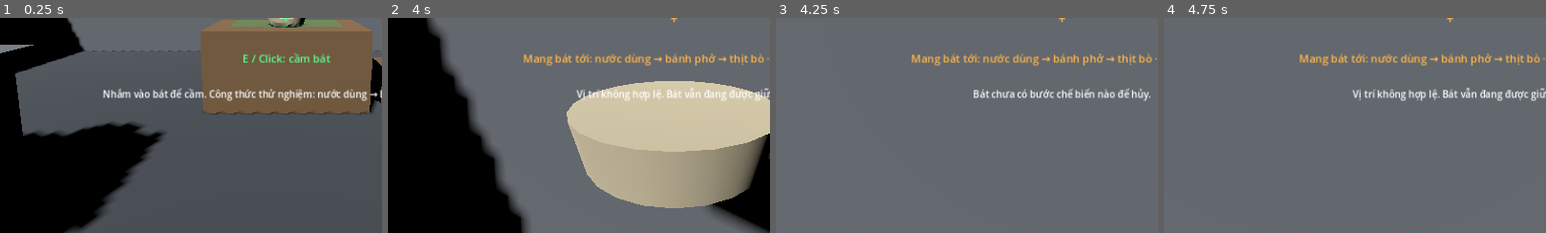
Above: before the commit, frames 1-4 (left to right).
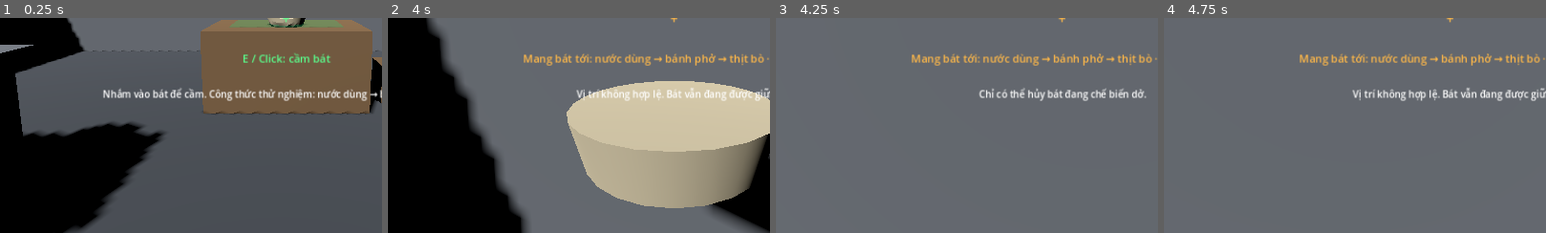
Above: after the commit, the same moments.

Repository: 24021368-DucAnh/Pho_Dau_Ngo
Game: Godot game, scene res://scenes/main.tscn
Two runs of this game, one before a commit and one after it. Both use one fixed random seed, a clock stepped at 60 frames per second and the inputs below.
Inputs (mouse positions are % of the whole screen's width and height, from its top left):
- Up to frame 1 (0.25 s): no input
- Up to frame 2 (4 s): tap Enter at 0.5, 2.75 s; move the mouse to (49, 52) at 0.52 s; hold E (interact) 0.53-1.28 s; hold W (move_forward) 0.53-2.78 s; move the mouse to (57, 51) at 1.27 s; click (57, 51) at 1.35 s; tap Space at 2 s; move the mouse to (42, 49) at 2.02 s; hold E (interact) 2.03-2.78 s; move the mouse to (51, 50) at 2.77 s; hold A (move_left) 2.78-3.53 s; click (51, 50) at 2.85 s; move the mouse to (46, 48) at 3.52 s; hold W (move_forward) from 3.53 s (still down); hold E (interact) from 3.53 s (still down)
- Up to frame 3 (4.25 s): keep holding W (move_forward); keep holding E (interact); tap Q (cancel_preparation) at 4.15 s
- Up to frame 4 (4.75 s): keep holding W (move_forward); move the mouse to (55, 50) at 4.27 s; release E (interact) at 4.28 s; click (55, 50) at 4.35 s
The pictures show only the part of the screen within x 12-62%, y 50-100%; the shares and areas given below are measured in that part.

Frames 1-2 are identical in both runs. In frame 3, 1.1% of the frame differs, in the area x 51-98%, y 32-39%; in frame 4, nothing differs.

Commit message:
fix(kitchen): prevent cancelling completed bowls
Reject cancellation for ready-to-serve bowls and preserve completed recipe state.

Diff:
--- a/game/scripts/interactive_bowl.gd
+++ b/game/scripts/interactive_bowl.gd
@@ -85,8 +85,12 @@
 
 
 func cancel_preparation() -> Dictionary:
-	if state != BowlState.HELD or recipe_step_index <= 0:
-		return {"ok": false, "message": "Bát chưa có bước chế biến nào để hủy.", "wasted": []}
+	if state != BowlState.HELD or preparation_state != PreparationState.IN_PROGRESS:
+		return {
+			"ok": false,
+			"message": "Chỉ có thể hủy bát đang chế biến dở.",
+			"wasted": [],
+		}
 
 	var wasted: Array[Dictionary] = consumed_ingredients.duplicate(true)
 	recipe_step_index = 0
--- a/game/tests/test_recipe_validation.gd
+++ b/game/tests/test_recipe_validation.gd
@@ -64,6 +64,13 @@
 	var complete_repeat: Dictionary = beef_station.apply_to_bowl(bowl, recipe, inventory)
 	_check(not bool(complete_repeat.get("ok", false)), "completed recipe rejects additional station actions")
 	_check(inventory.get_stock(&"beef") == 1, "completed recipe cannot consume extra beef")
+	var completed_waste_count := bowl.consumed_ingredients.size()
+	var cancel_completed: Dictionary = bowl.cancel_preparation()
+	_check(not bool(cancel_completed.get("ok", false)), "completed bowl cannot be cancelled as an in-progress preparation")
+	_check(bowl.preparation_state == InteractiveBowl.PreparationState.READY_TO_SERVE, "rejected cancellation preserves ready-to-serve state")
+	_check(bowl.recipe_step_index == recipe.steps.size(), "rejected cancellation preserves completed recipe progress")
+	_check(bowl.consumed_ingredients.size() == completed_waste_count, "rejected cancellation preserves completed ingredient records")
+	_check(inventory.get_stock(&"beef") == 1, "rejected cancellation does not change stock")
 
 	var cancel_inventory := InventoryService.new()
 	cancel_inventory.starting_stock = {&"broth": 1, &"noodles": 1, &"beef": 1}
